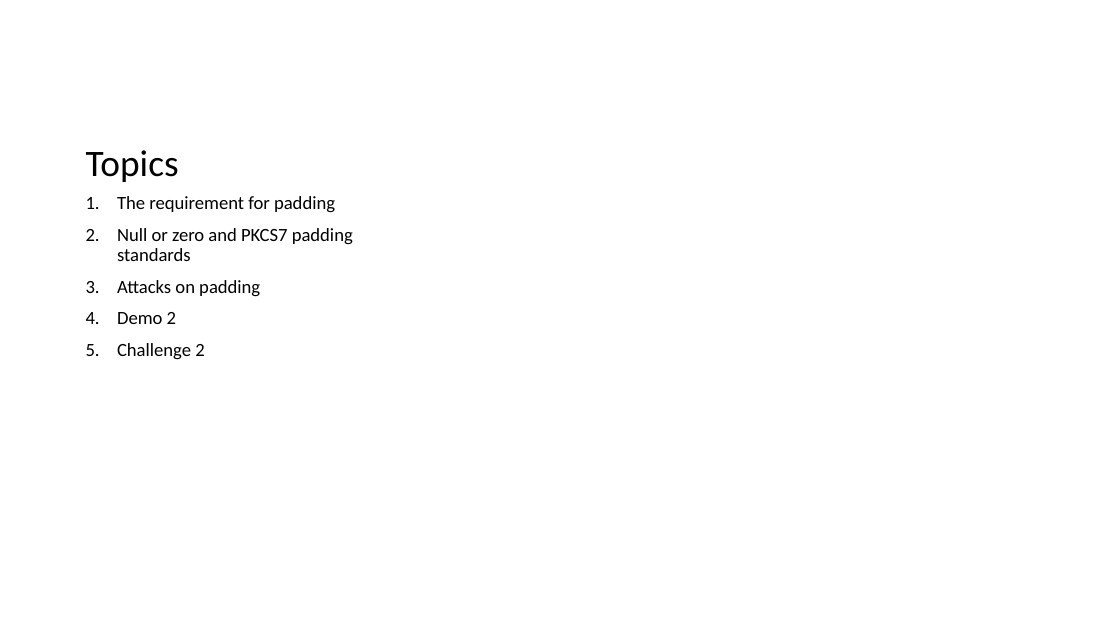
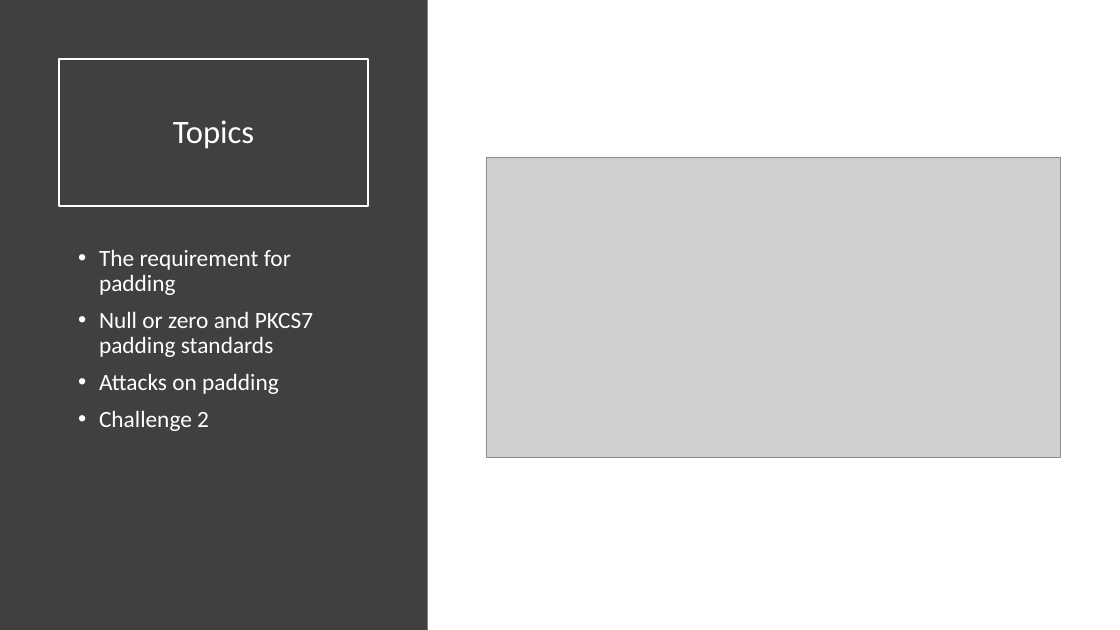
Before and after one commit to DoZ10/crypto, a slide deck: slide 16 of Breaking AES like a Bowsss !.pptx (slide 15 before the commit). Drawn at 1120x630 pixels with LibreOffice and Linux fonts; fonts in the diff are those of the drawing; grey boxes stand for pictures. Boxes give left, top, right and bottom in pixels: in the first picture for what was removed or moved away, otherwise in the second. Text is boxed around its words. In the diff, an @@ line names an element or a change of style, - is before the commit and + after.

```diff
--- a/Breaking AES like a Bowsss !.pptx
+++ b/Breaking AES like a Bowsss !.pptx
@@ rectangle added at [0,0,428,630], fill #404040 @@
@@ title "Topics": place and size @@
-title "Topics" at [86,150,179,182]
+title "Topics" at [59,59,368,206]
@@ title "Topics" at [59,59,368,206]: size 32 to 28 pt, text colour #000000 to #FFFFFF; alignment left to centre; vertical alignment bottom to middle; outline none to #FFFFFF 1.5 pt @@
@@ picture added at [486,157,1061,458] @@
@@ text "The requirement for padding": place and size @@
-text "The requirement for padding" at [117,196,353,360]
+text "The requirement for padding" at [99,250,313,431]
@@ text "The requirement for padding" at [99,250,313,431]: size 16 to 20 pt, text colour #000000 to #FFFFFF; bullet 1. to • @@
@@ text at [117,312,176,324]: paragraph removed @@
-4. Demo 2
```
Also in this commit, not shown: 12 other slides changed, 4 slides added, 3 slides removed.
